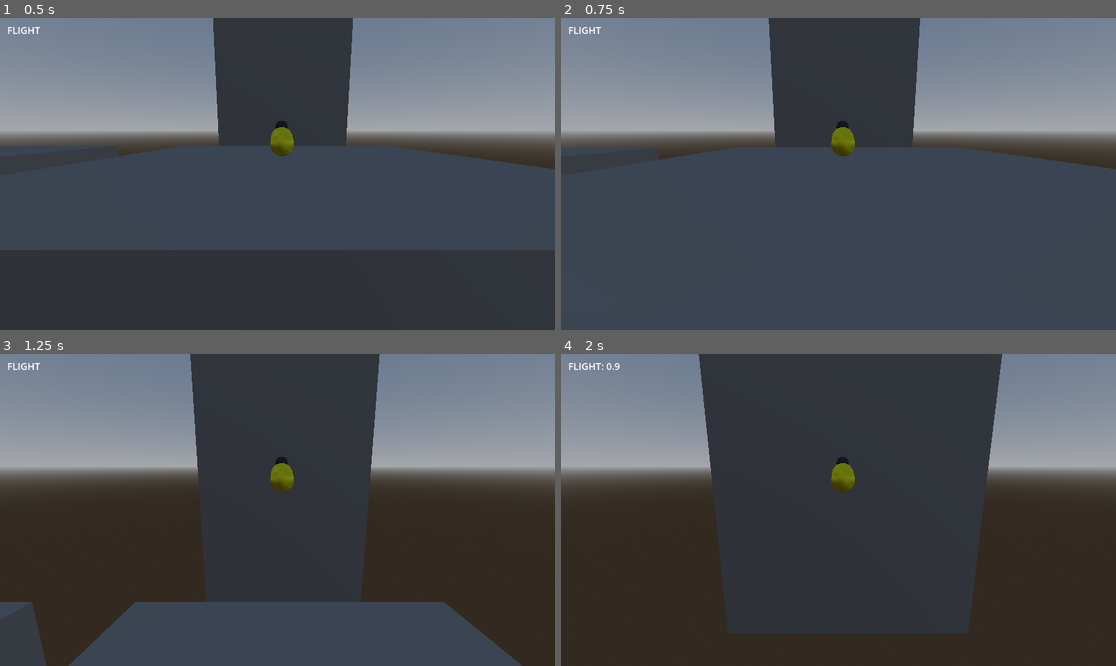
Above: before the commit, frames 1-4 (two rows, left to right).
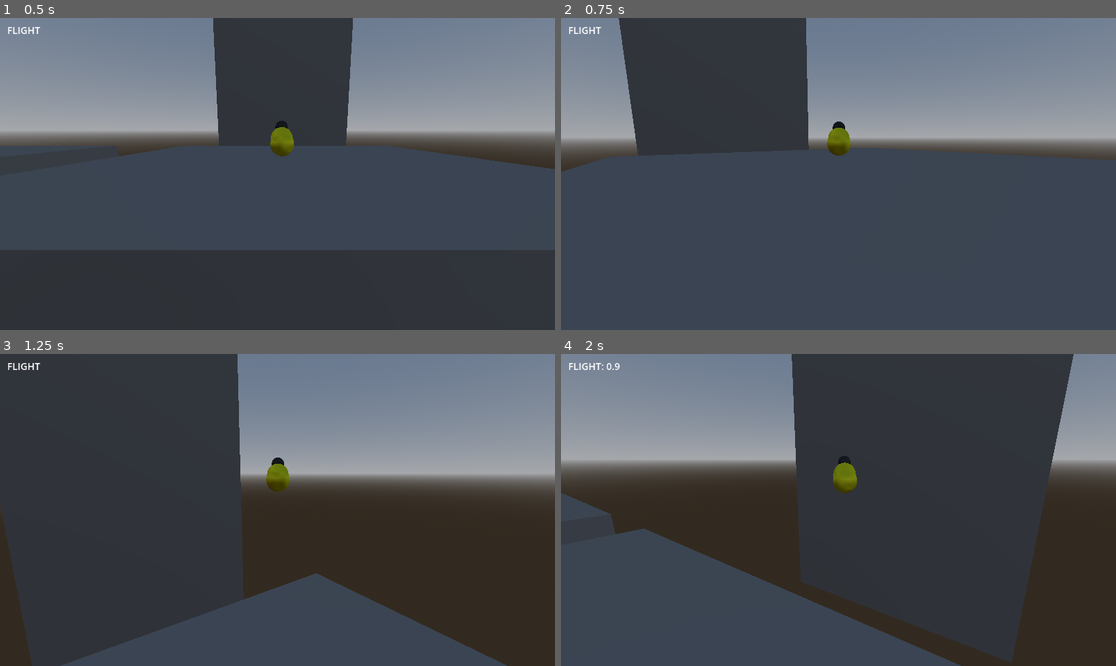
Above: after the commit, the same moments.

Repository: GunterJr/game-jam-feb
Game: Godot game, scene res://scenes/areas/movement-testing.tscn
Same seed, same stepped clock (60 frames per second), same inputs: the game is played once before the commit and once after it.
Inputs (mouse positions are in pixels of both pictures, inside the frame that each line leads up to):
- Up to frame 1 (0.5 s): no input
- Up to frame 2 (0.75 s): tap Enter (ui_accept) at 0.5 s; move the mouse to (866, 174) at 0.52 s; hold W (forward) from 0.53 s (still down); click (866, 174) at 0.67 s
- Up to frame 3 (1.25 s): keep holding W (forward); tap Space (jump) at 0.77 s
- Up to frame 4 (2 s): keep holding W (forward); move the mouse to (810, 510) at 1.27 s; click (810, 510) at 1.42 s; tap Space (jump) at 1.52 s

Frame 1 is identical in both runs. In frame 2, 22% of the frame differs, in the area x 0-100%, y 0-50%; in frame 3, 46%, in the area x 0-100%, y 0-100%; in frame 4, 40%.

Commit message:
Fix mouse blocked by GUI in last commit

Diff:
--- a/scenes/areas/movement-testing.tscn
+++ b/scenes/areas/movement-testing.tscn
@@ -98,5 +98,6 @@
 [node name="CanvasLayer" type="CanvasLayer" parent="." unique_id=1599625562]
 
 [node name="GUI" parent="CanvasLayer" unique_id=901090881 instance=ExtResource("2_akchg")]
+mouse_filter = 1
 
 [connection signal="flew" from="Benson" to="CanvasLayer/GUI" method="update_flight"]
--- a/scripts/benson.gd
+++ b/scripts/benson.gd
@@ -26,6 +26,8 @@
 
 	if Input.is_action_just_pressed("ui_cancel"):
 		Input.mouse_mode = Input.MOUSE_MODE_VISIBLE
+	if Input.is_mouse_button_pressed(MOUSE_BUTTON_LEFT) and Input.mouse_mode == Input.MOUSE_MODE_VISIBLE:
+		Input.mouse_mode = Input.MOUSE_MODE_CAPTURED
 
 	# Handle jump.
 	if Input.is_action_just_pressed("jump") and is_on_floor():
